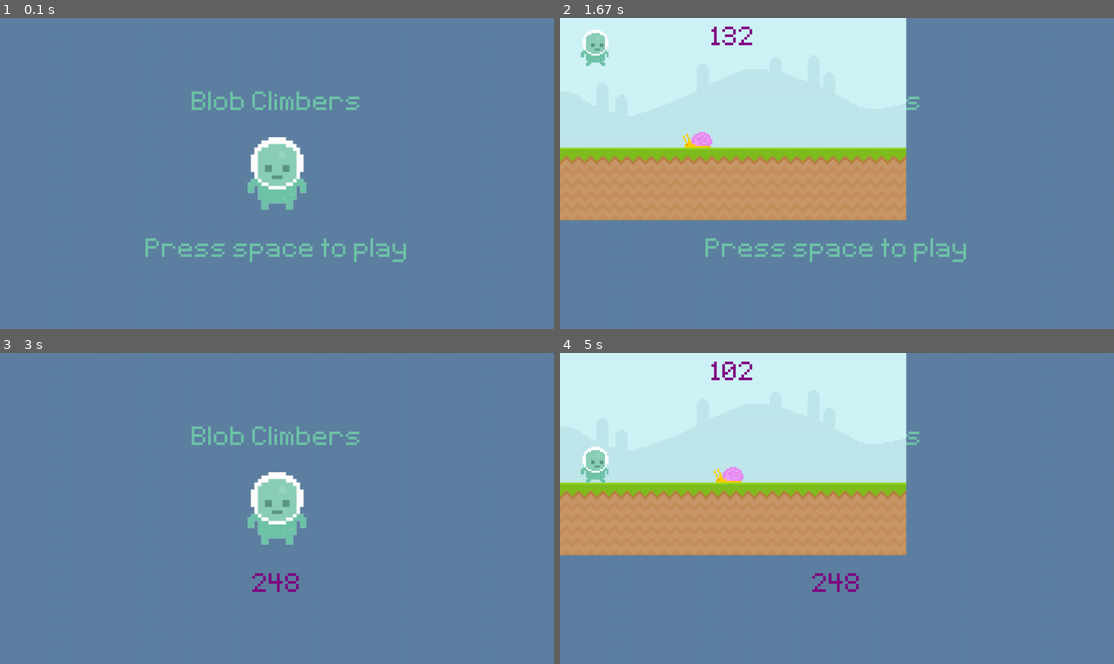
Above: before the commit, frames 1-4 (two rows, left to right).
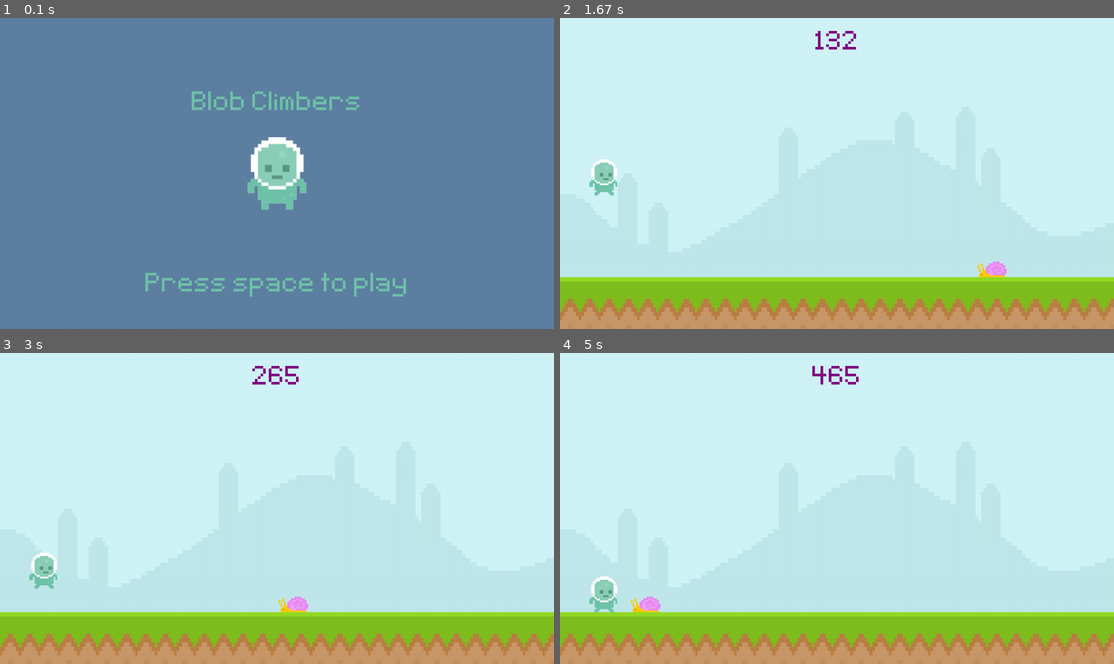
Above: after the commit, the same moments.

Repository: Zyphaex/pygame
Game: pygame game, started from main.py
Same seed, same stepped clock (60 frames per second), same inputs: the game is played once before the commit and once after it.
Inputs (mouse positions are in pixels of both pictures, inside the frame that each line leads up to):
- Up to frame 1 (0.1 s): no input
- Up to frame 2 (1.67 s): tap Space at 0.33, 0.67, 1.07, 1.37 s
- Up to frame 3 (3 s): tap Space at 1.9, 2.2 s; click (260, 455) at 2.95 s
- Up to frame 4 (5 s): click (981, 480) at 3.62 s; tap Space at 3.97, 4.27, 4.8 s

The runs differ from the first frame. In frame 1, 1.8% of the frame differs, in the area x 26-74%, y 70-90%; in frame 2, 75%; in frame 3, 100%, in the area x 0-100%, y 0-100%; in frame 4, 75%.

Commit message:
Scale surfaces to screen

Diff:
--- a/main.py
+++ b/main.py
@@ -1,12 +1,12 @@
 import pygame
 from sys import exit
 
-from utilities.constants import SCREEN_WIDTH, SCREEN_HEIGHT, FPS, PURPLE, PINK, FONT_PATH, SKY_PATH, GROUND_PATH, PLAYER_PATH, SNAIL_PATH
+from utilities.constants import SCREEN_WIDTH, SCREEN_HEIGHT, FPS, PURPLE, GROUND_HEIGHT, FONT_PATH, SKY_PATH, GROUND_PATH, PLAYER_PATH, SNAIL_PATH, PLAYER_STAND_PATH
 
 def display_score():
     score = int(pygame.time.get_ticks() / 10) - start_time
     score_surf = font.render(f'{score}', False, PURPLE)
-    score_rect = score_surf.get_rect(center = (400, 50))
+    score_rect = score_surf.get_rect(center=(SCREEN_WIDTH // 2, 60))
     screen.blit(score_surf, score_rect)
     return score
 
@@ -20,12 +20,14 @@
 hiscore = 0
 
 sky_surf = pygame.image.load(SKY_PATH).convert()
+sky_surf = pygame.transform.scale(sky_surf, (SCREEN_WIDTH, SCREEN_HEIGHT))
 ground_surf = pygame.image.load(GROUND_PATH).convert()
+ground_surf = pygame.transform.scale(ground_surf, (SCREEN_WIDTH, SCREEN_HEIGHT - 300))
 player_surf = pygame.image.load(PLAYER_PATH).convert_alpha()
 snail_surf = pygame.image.load(SNAIL_PATH).convert_alpha()
 
-player_rect = player_surf.get_rect(midbottom = (80, 300))
-snail_rect = snail_surf.get_rect(midbottom = (600, 300))
+player_rect = player_surf.get_rect(midbottom=(100, GROUND_HEIGHT))
+snail_rect = snail_surf.get_rect(midbottom=(SCREEN_WIDTH, GROUND_HEIGHT))
 
 player_gravity = 0
 
@@ -33,13 +35,12 @@
 game_name = font.render('Blob Climbers', False, (111, 196, 169))
 game_name_rect = game_name.get_rect(center = (640, 200))
 
-player_stand = pygame.image.load('assets/graphics/player/player_stand.png').convert_alpha()
-player_stand_rect = player_stand.get_rect(center = (640, 360))
+player_stand = pygame.image.load(PLAYER_STAND_PATH).convert_alpha()
 player_stand = pygame.transform.rotozoom(player_stand, 0, 2)
 player_stand_rect = player_stand.get_rect(center = (640, 360))
 
 game_message = font.render('Press space to play', False, (111, 196, 169))
-game_message_rect = game_message.get_rect(center = (640, 540))
+game_message_rect = game_message.get_rect(center=(SCREEN_WIDTH // 2, SCREEN_HEIGHT - 100))
 
 while True:
     for event in pygame.event.get():
@@ -47,42 +48,35 @@
             pygame.quit()
             exit()
         if game_active:
-            if event.type == pygame.MOUSEBUTTONDOWN and player_rect.bottom >= 300:
+            if event.type == pygame.MOUSEBUTTONDOWN and player_rect.bottom >= GROUND_HEIGHT:
                 player_gravity = -20
             if event.type == pygame.KEYDOWN:
-                if event.key == pygame.K_SPACE and player_rect.bottom >= 300:
+                if event.key == pygame.K_SPACE and player_rect.bottom >= GROUND_HEIGHT:
                     player_gravity = -20
         else:
             if event.type == pygame.KEYDOWN and event.key == pygame.K_SPACE:
                 game_active = True
-                snail_rect.left = 600
+                snail_rect.left = SCREEN_WIDTH
                 start_time = int(pygame.time.get_ticks() / 10)
 
     if game_active:
         screen.blit(sky_surf, (0, 0))
-        screen.blit(ground_surf, (0, 300))
-        # pygame.draw.rect(screen, PINK, score_rect)
-        # pygame.draw.rect(screen, PINK, score_rect, 10)
-        # screen.blit(score_surf, score_rect)
-
+        screen.blit(ground_surf, (0, GROUND_HEIGHT))
         # Hiscore
         if display_score() >= hiscore:
             hiscore = display_score()
-
         # Snail
         screen.blit(snail_surf, snail_rect)
         snail_rect.x -= 4
         if snail_rect.right <= 0:
-            snail_rect.left = 600
-
+            snail_rect.left = 1300
         # Player
         player_gravity += 1
         player_rect.y += player_gravity
         screen.blit(player_surf, player_rect)
-        if player_rect.bottom >= 300:
-            player_rect.bottom = 300
+        if player_rect.bottom >= GROUND_HEIGHT:
+            player_rect.bottom = GROUND_HEIGHT
             player_gravity = 0
-
         # Collision
         if snail_rect.colliderect(player_rect):
             game_active = False
@@ -90,9 +84,8 @@
         screen.fill((94, 129, 162))
         screen.blit(game_name, game_name_rect)
         screen.blit(player_stand, player_stand_rect)
-        score_message = font.render(f'{hiscore}', False, PURPLE)
+        score_message = font.render(f'Hiscore: {hiscore}', False, PURPLE)
         score_message_rect = score_message.get_rect(center = (640, 540))
-
         if hiscore == 0:
             screen.blit(game_message, game_message_rect)
         else:
--- a/utilities/constants.py
+++ b/utilities/constants.py
@@ -7,9 +7,13 @@
 PURPLE = '#800080'
 PINK = '#FFC0CB'
 
+# MECHANICS
+GROUND_HEIGHT = 600
+
 # FILE PATHS
 FONT_PATH = 'assets/font/Pixeltype.ttf'
 SKY_PATH = 'assets/graphics/sky.png'
 GROUND_PATH = 'assets/graphics/ground.png'
 PLAYER_PATH = 'assets/graphics/player/player_walk_1.png'
 SNAIL_PATH = 'assets/graphics/snail/snail_1.png'
+PLAYER_STAND_PATH = 'assets/graphics/player/player_stand.png'
